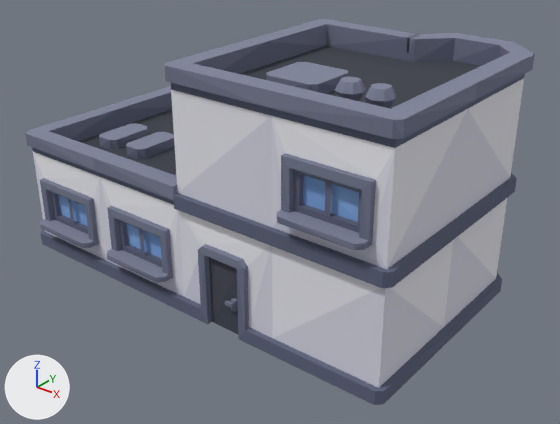
What one commit did to the glTF model client/public/models/batiments/shop_e.glb.
The view is the same before and after, from a 50 mm lens placed at (1.714, -2.048, 1.505), pointed at (0.103, -0.035, 0.257). The lights are fixed; the arrows at lower left show +X, +Y and +Z. The picture after the commit comes second. Vertices at exactly the same position are counted once.

The first picture shows 'shop_e'.
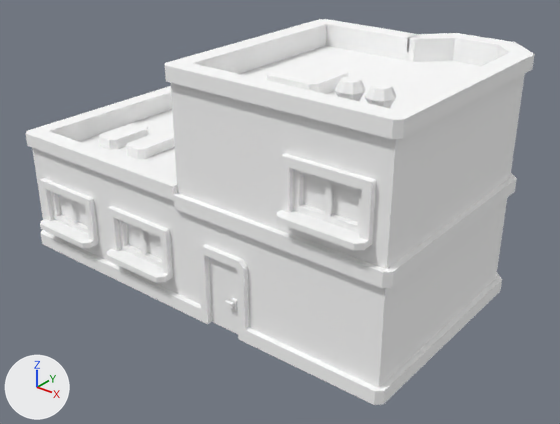
The edits, one by one:
me_shop_e has 969 vertices, 1509 faces and spans x -0.82..0.82, y -0.5..0.5, z 0.0..0.89.
me_shop_e is used by ob_shop_e; location (0.0, 0.0, 0.0).
me_shop_e part 1: 1509 faces centred in x -0.82..0.82, y -0.5..0.5, z 0.0..0.89 are repainted in the vertex colours; the middle colour goes from greyish blue #6c7288 to white #ffffff.

Location of each change, (x1, y1, x2, y2) in pixels of the pictures (560 x 424 px):
part 1 of me_shop_e, recoloured (lighter): (25, 19, 535, 405) in both
